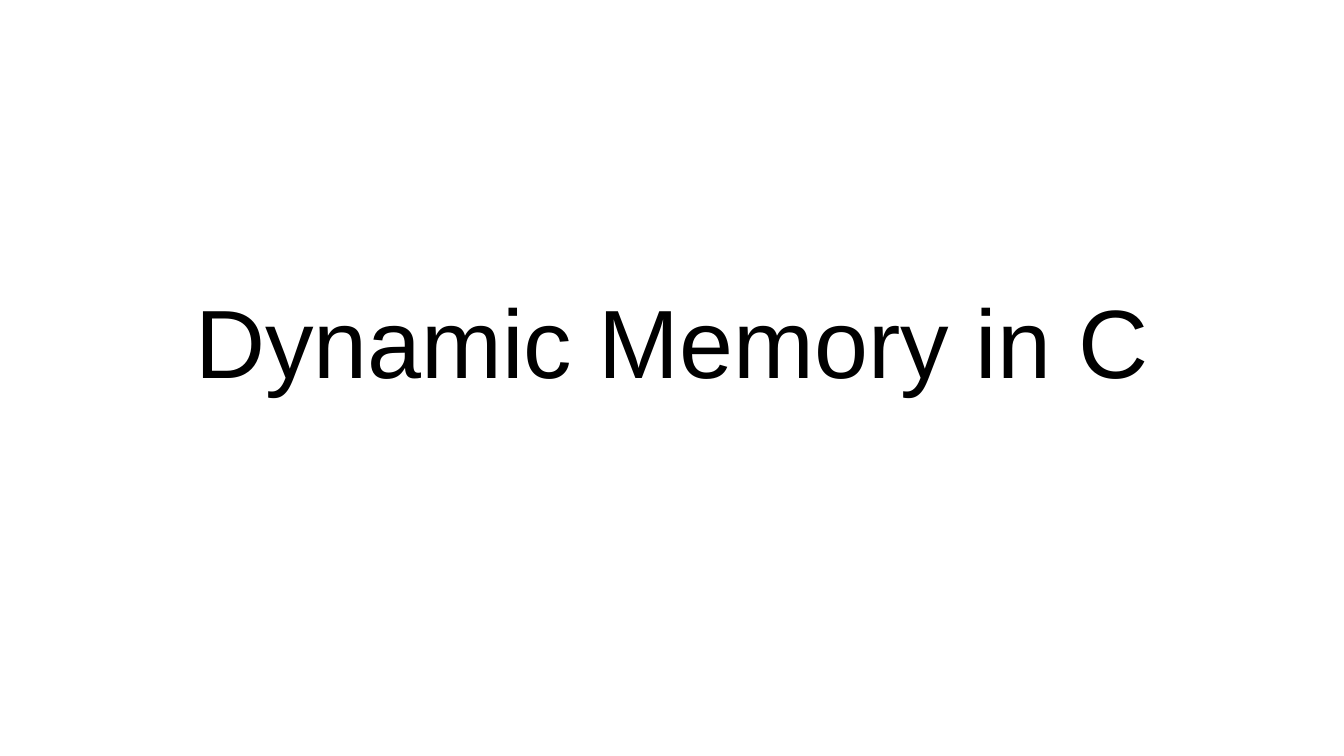
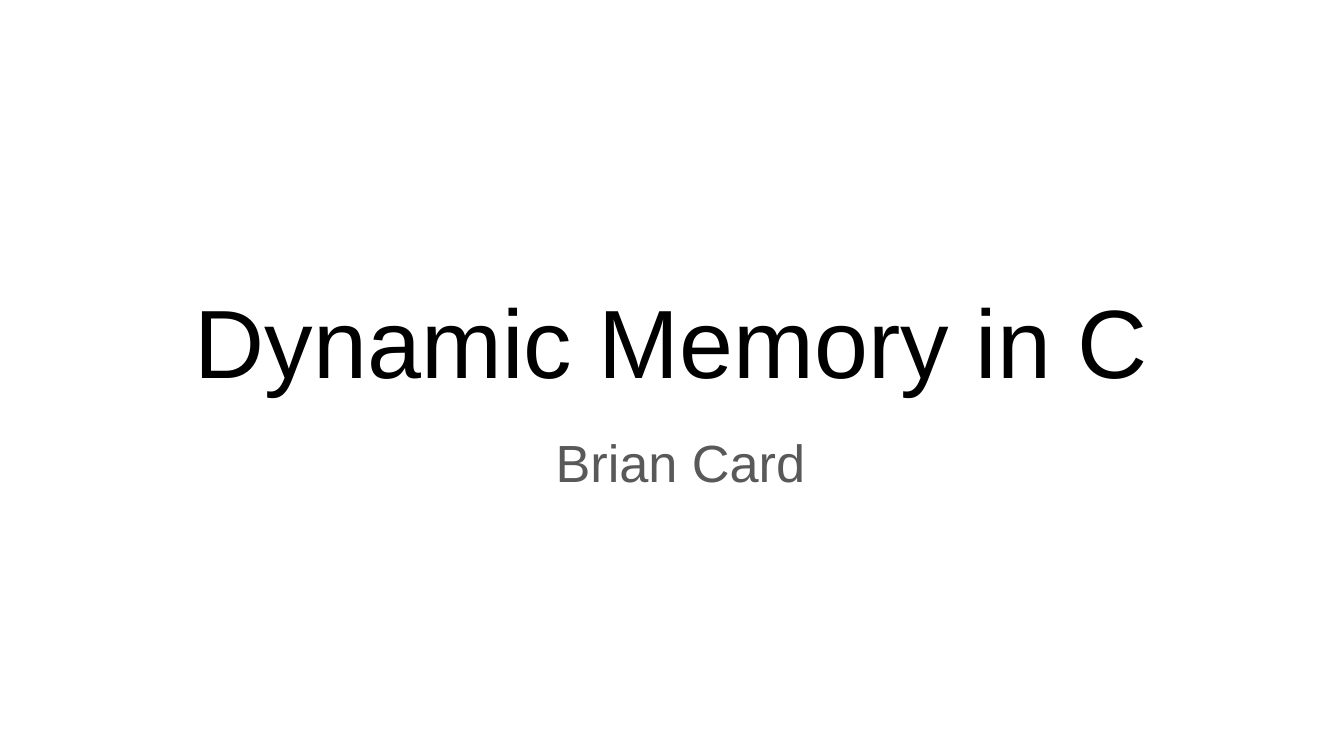
Before and after one commit to brian-card/data-structures, a slide deck: slide 1 of 00 - Dynamic Memory/Dynamic Memory in C.pptx. Drawn at 1344x756 pixels with LibreOffice and Linux fonts; fonts in the diff are those of the drawing. Boxes give left, top, right and bottom in pixels: in the first picture for what was removed or moved away, otherwise in the second. Text is boxed around its words. In the diff, an @@ line names an element or a change of style, - is before the commit and + after.

Commit message:
Adding my name and a blank end slide in 'Dynamic Memory in C.pptx'.

```diff
--- a/00 - Dynamic Memory/Dynamic Memory in C.pptx
+++ b/00 - Dynamic Memory/Dynamic Memory in C.pptx
@@ subtitle added at box(556, 444, 805, 483), 28 pt, text #595959 @@
+Brian Card
```
Also in this commit, not shown: 10 other slides changed, 1 slide added.
